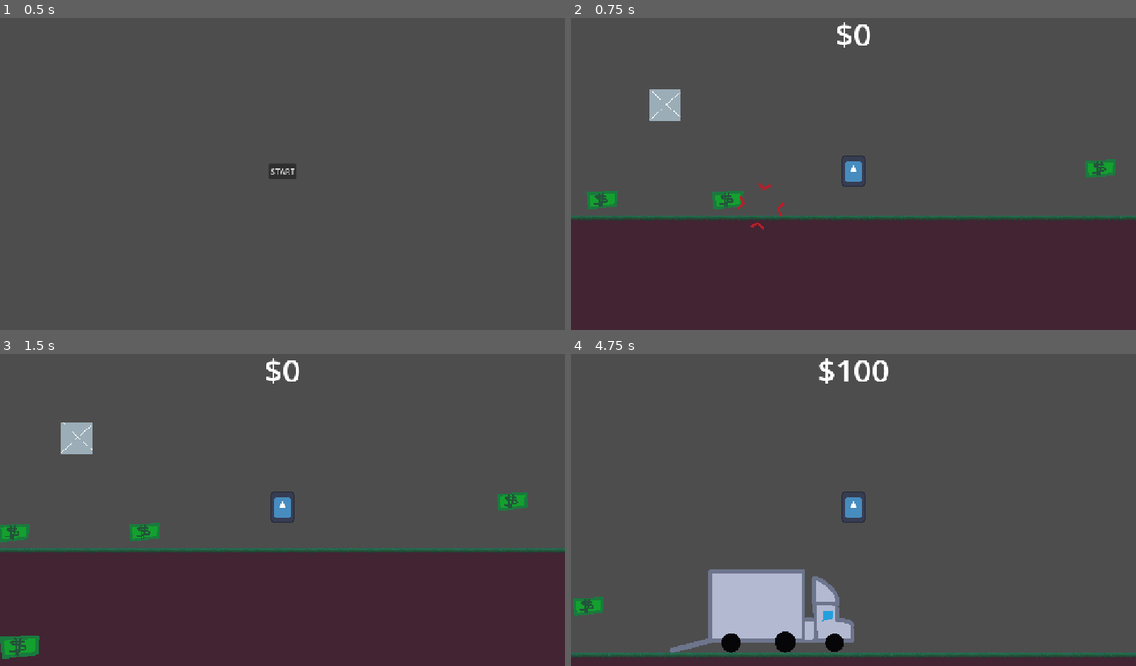
Above: before the commit, frames 1-4 (two rows, left to right).
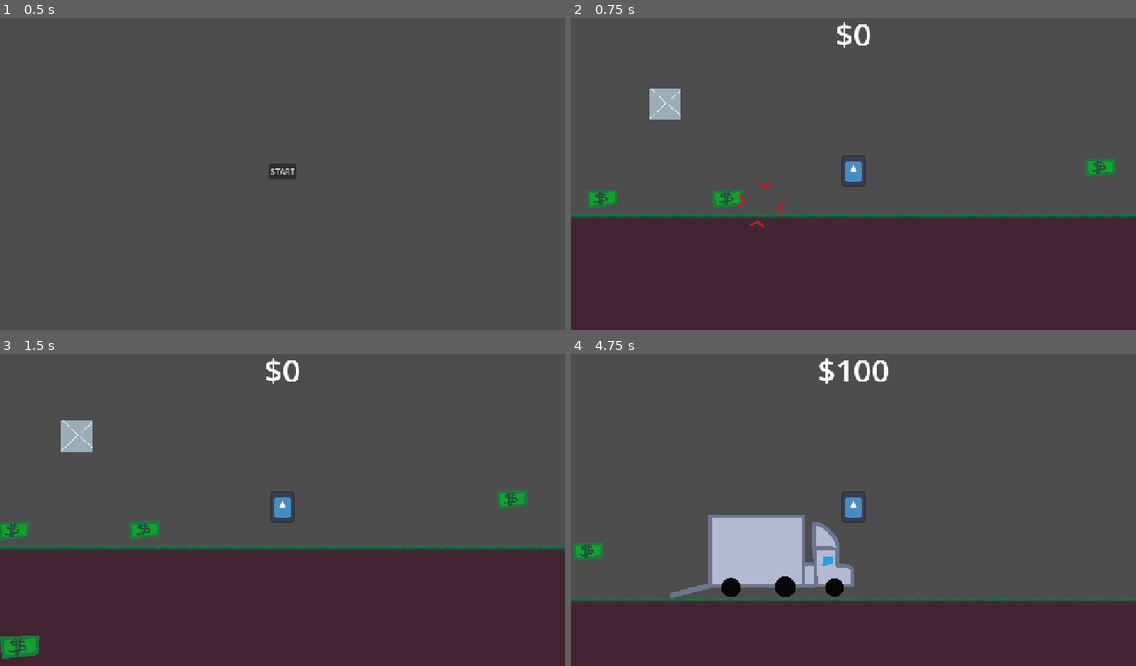
Above: after the commit, the same moments.

Repository: Deeeeelan/liquidate-game
Game: Godot game, scene res://scenes/title_screen.tscn
Same seed, same stepped clock (60 frames per second), same inputs: the game is played once before the commit and once after it. The engine's default icon, where the game draws it, is replaced by a stand-in: a white triangle on a blue panel in a dark square.
Inputs (mouse positions are in pixels of both pictures, inside the frame that each line leads up to):
- Up to frame 1 (0.5 s): no input
- Up to frame 2 (0.75 s): click "START" at 0.5 s
- Up to frame 3 (1.5 s): tap Enter at 1.25 s; move the mouse to (406, 491) at 1.27 s; hold D (right) from 1.28 s (still down); hold Space (jump) from 1.28 s (still down); click (406, 491) at 1.42 s
- Up to frame 4 (4.75 s): move the mouse to (740, 522) at 2.02 s; release Space (jump) at 2.03 s; tap Ctrl (dash) at 2.1 s; tap Space (jump) at 2.27, 2.3, 2.57, 3.05, 3.77, 3.8, 4.07 s; move the mouse to (910, 438) at 2.77 s; release D (right) at 2.78 s; press the mouse at (910, 438) at 2.78 s; hold A (left) 2.78-3.53 s; move the mouse to (825, 569) at 3.52 s; release the mouse at (825, 569) at 3.53 s; hold D (right) from 3.53 s (still down); tap Alt at 3.6 s; click (825, 569) at 3.67 s; move the mouse to (1023, 553) at 4.27 s; hold Space (jump) from 4.28 s (still down); tap Shift at 4.35 s

Frame 1 is identical in both runs. In frame 2, 1.9% of the frame differs, in the area x 0-100%, y 22-68%; in frame 3, 2.7%; in frame 4, 25%, in the area x 0-100%, y 51-98%.

Commit message:
Add wall jump velocity compensation
You can technically still wall climb but its hard now

Diff:
--- a/scenes/game.tscn
+++ b/scenes/game.tscn
@@ -163,6 +163,26 @@
 [node name="Sprite2D" type="Sprite2D" parent="Node2D/Terrain/StaticBody2D5" unique_id=1240586740]
 texture = ExtResource("3_lnu2h")
 
+[node name="StaticBody2D6" type="StaticBody2D" parent="Node2D/Terrain" unique_id=1730338278]
+position = Vector2(-2192, -368)
+scale = Vector2(0.31962627, 7.599696)
+
+[node name="CollisionShape2D" type="CollisionShape2D" parent="Node2D/Terrain/StaticBody2D6" unique_id=1838612583]
+shape = SubResource("RectangleShape2D_6sj1v")
+
+[node name="Sprite2D" type="Sprite2D" parent="Node2D/Terrain/StaticBody2D6" unique_id=1026543789]
+texture = ExtResource("3_lnu2h")
+
+[node name="StaticBody2D7" type="StaticBody2D" parent="Node2D/Terrain" unique_id=679654204]
+position = Vector2(-1792, -752)
+scale = Vector2(0.31962627, 7.599696)
+
+[node name="CollisionShape2D" type="CollisionShape2D" parent="Node2D/Terrain/StaticBody2D7" unique_id=572936957]
+shape = SubResource("RectangleShape2D_6sj1v")
+
+[node name="Sprite2D" type="Sprite2D" parent="Node2D/Terrain/StaticBody2D7" unique_id=2037126714]
+texture = ExtResource("3_lnu2h")
+
 [node name="Item" parent="Node2D" unique_id=1422025864 instance=ExtResource("4_lbhrr")]
 position = Vector2(-320, -64)
 sprite = SubResource("AtlasTexture_iywne")
--- a/scripts/player_movement.gd
+++ b/scripts/player_movement.gd
@@ -30,6 +30,7 @@
 var jmp_debounce = false
 
 const WALL_JUMP_X_VEL = 2400
+var last_wall_jump_dir = 0
 
 var coyote_time_valid = false
 var coyote_time_started = false
@@ -45,6 +46,8 @@
 var slide_cd = false
 const Slide_TIME: float  = 0.7
 var selected_item: Area2D
+
+const GRAVITY_MULT: float = 1.5
 
 func debug_point(pos: Vector2, color: Color = Color(1.0, 1.0, 1.0, 1.0)):
 	var node = $Sprite2D.duplicate()
@@ -174,12 +177,12 @@
 	if not is_on_floor(): #TODO: add slam particles
 		if Input.is_action_pressed("down"):
 			can_slam = true
-			velocity += (get_gravity() * SLAM_GRAV_MULT) * delta
+			velocity += (get_gravity() * GRAVITY_MULT * SLAM_GRAV_MULT) * delta
 		else:
 			if is_on_wall():
-				velocity += (get_gravity() / 2) * delta
+				velocity += (get_gravity() * GRAVITY_MULT / 2) * delta
 			else:
-				velocity += get_gravity() * delta
+				velocity += get_gravity() * GRAVITY_MULT * delta
 		if jumps == 0:
 			if not coyote_time_started:
 				coyote_time_started = true
@@ -212,7 +215,11 @@
 					velocity.x = -WALL_JUMP_X_VEL
 				else:
 					velocity.x = WALL_JUMP_X_VEL
-				curr_accel = 0
+				last_wall_jump_dir = get_wall_normal().normalized().x
+				get_tree().create_timer(0.25).timeout.connect(func():
+					last_wall_jump_dir = 0
+				)
+				curr_accel = 0.65
 				process_jump_y(false)
 		else:
 			if get_jump_condition(false):
@@ -223,11 +230,17 @@
 	if direction:
 		current_speed = lerpf(BASE_SPEED, MAX_SPEED, curr_accel)
 		velocity.x = lerp(velocity.x, direction * current_speed, LERP_SPEED)
-		if last_dir == direction and not is_on_wall() and curr_accel < 1.0:
-			curr_accel = minf(curr_accel + (ACCELERATION * delta), 1.0)
+		if last_wall_jump_dir != 0:
+			if direction == last_wall_jump_dir:
+				curr_accel = 0.75
+			else:
+				curr_accel = 0
 		else:
-			last_dir = direction
-			curr_accel = 0.2
+			if last_dir == direction and not is_on_wall() and curr_accel < 1.0:
+				curr_accel = minf(curr_accel + (ACCELERATION * delta), 1.0)
+			else:
+				last_dir = direction
+				curr_accel = 0.2
 
 		if is_on_floor() and Input.is_action_pressed("down") and not slide_cd:
 			slide_cd = true
